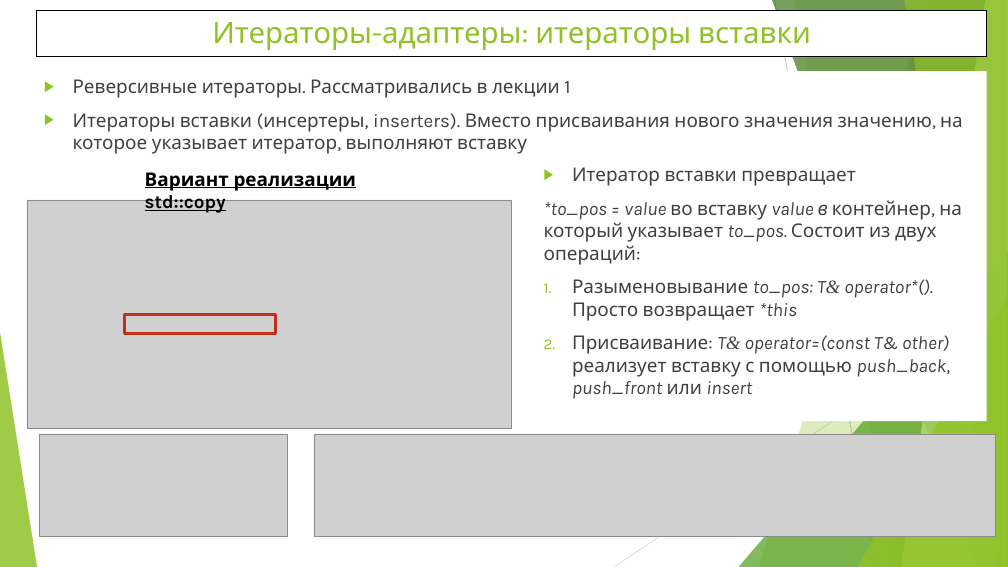
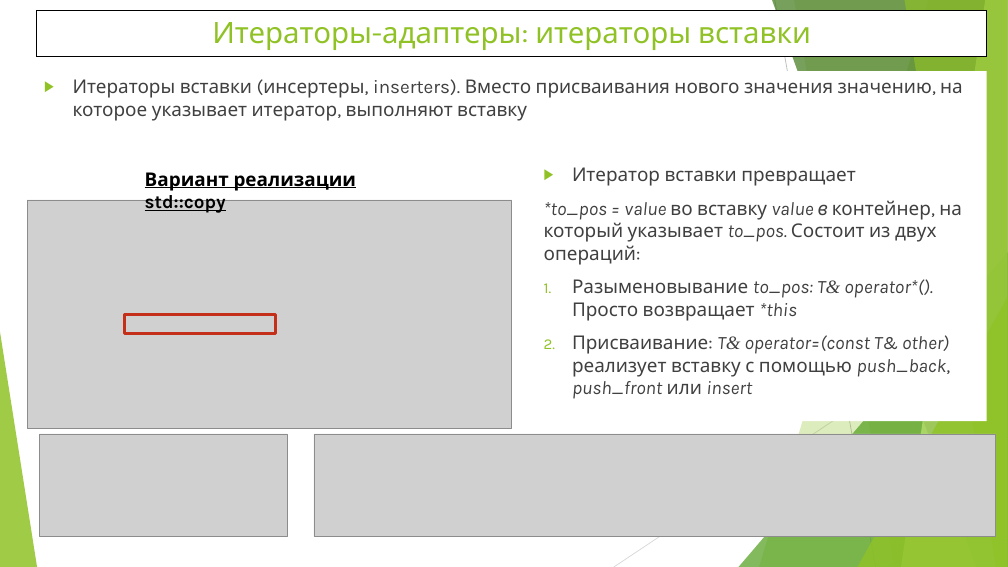
Before and after one commit to WhiteCatStudies/lectures, a slide deck: slide 11 of lecture5/lecture5.pptx (slide 10 before the commit). Drawn at 1008x567 pixels with LibreOffice and Linux fonts; fonts in the diff are those of the drawing; grey boxes stand for pictures. Boxes give left, top, right and bottom in pixels: in the first picture for what was removed or moved away, otherwise in the second. Text is boxed around its words. In the diff, an @@ line names an element or a change of style, - is before the commit and + after.

```diff
--- a/lecture5/lecture5.pptx
+++ b/lecture5/lecture5.pptx
@@ text at (73,79,570,98): paragraph removed @@
-▶ Реверсивные итераторы. Рассматривались в лекции 1
```
Also in this commit, not shown: 3 other slides changed, 2 slides added, 1 slide removed, 13 other files.
